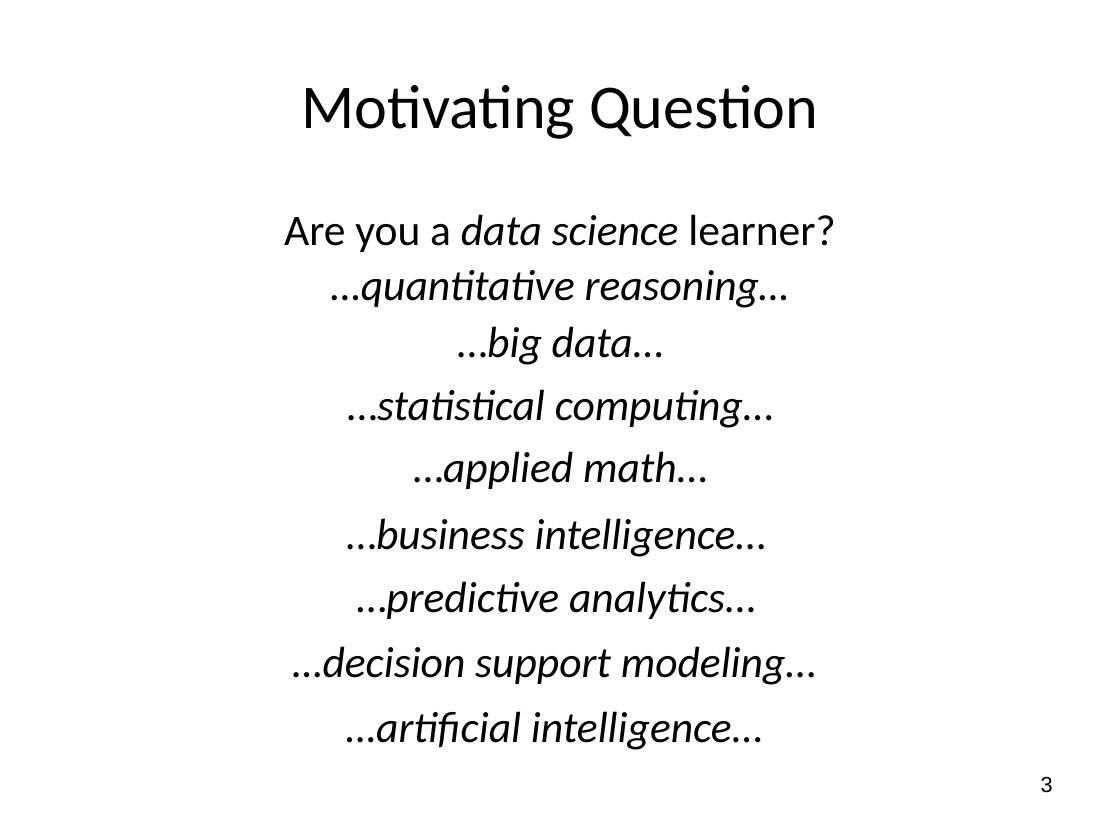
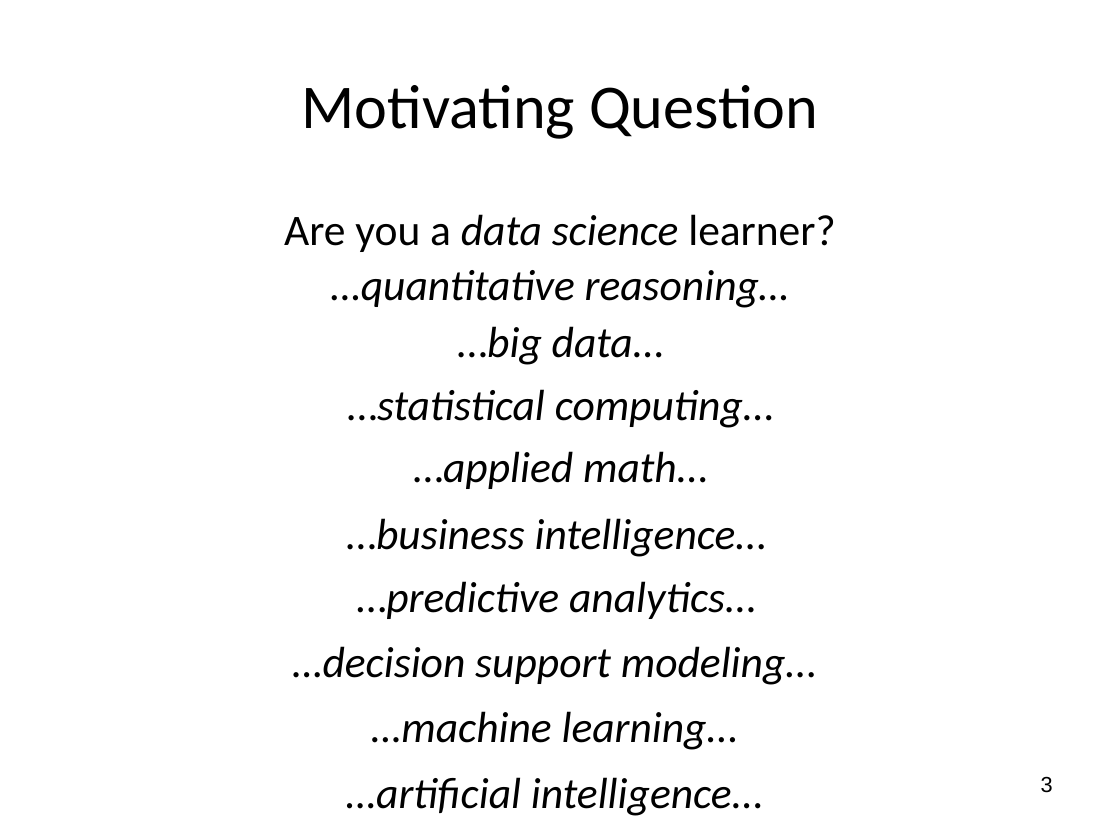
Before and after one commit to wsphd/datajam2018, a slide deck: slide 3 of dj2018.odp. Drawn at 1120x840 pixels with LibreOffice and Linux fonts; fonts in the diff are those of the drawing. Boxes give left, top, right and bottom in pixels: in the first picture for what was removed or moved away, otherwise in the second. Text is boxed around its words. In the diff, an @@ line names an element or a change of style, - is before the commit and + after.

```diff
--- a/dj2018.odp
+++ b/dj2018.odp
@@ text added at (371,711,737,750), 28 pt, text #000000, italic @@
+…machine learning…
@@ text "…artificial intelligence…": place and size @@
-text "…artificial intelligence…" at (346,711,762,750)
+text "…artificial intelligence…" at (346,777,762,816)
```
Also in this commit, not shown: 7 other slides changed, 4 slides added, 10 slides removed, 1 other file.
